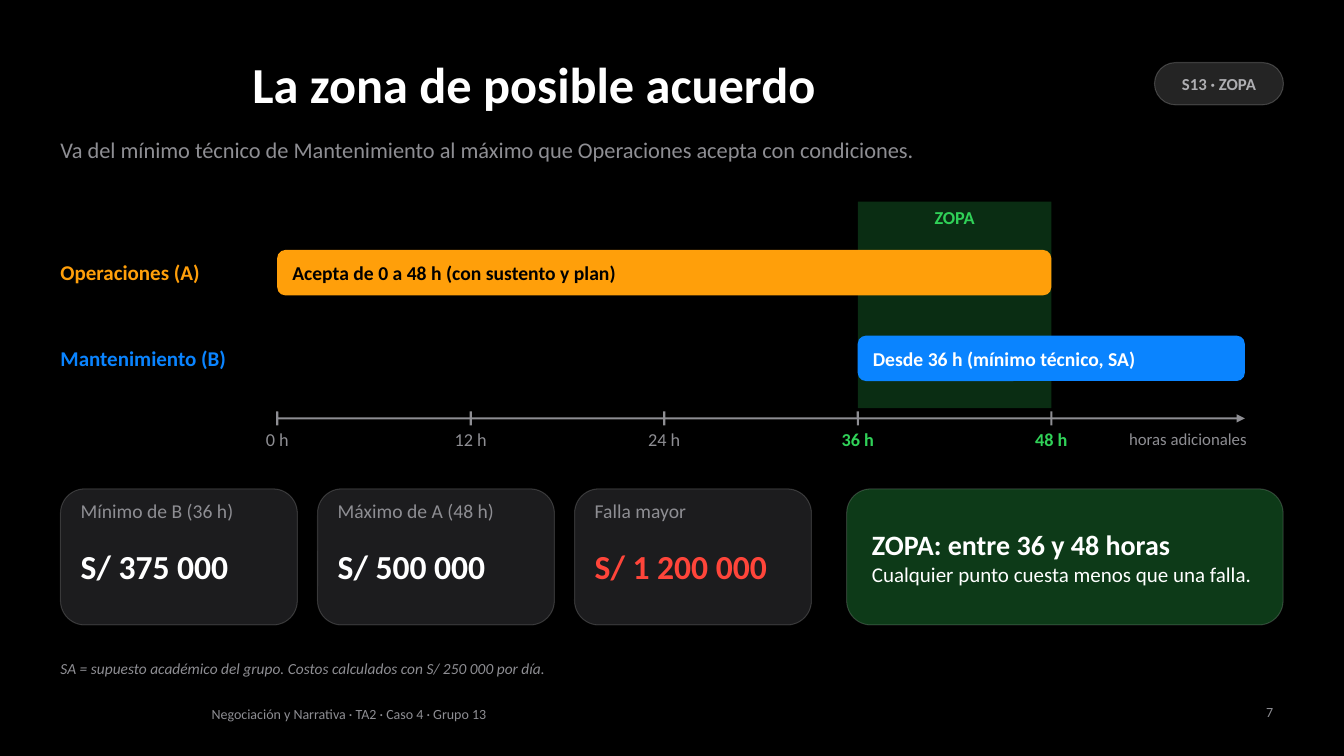
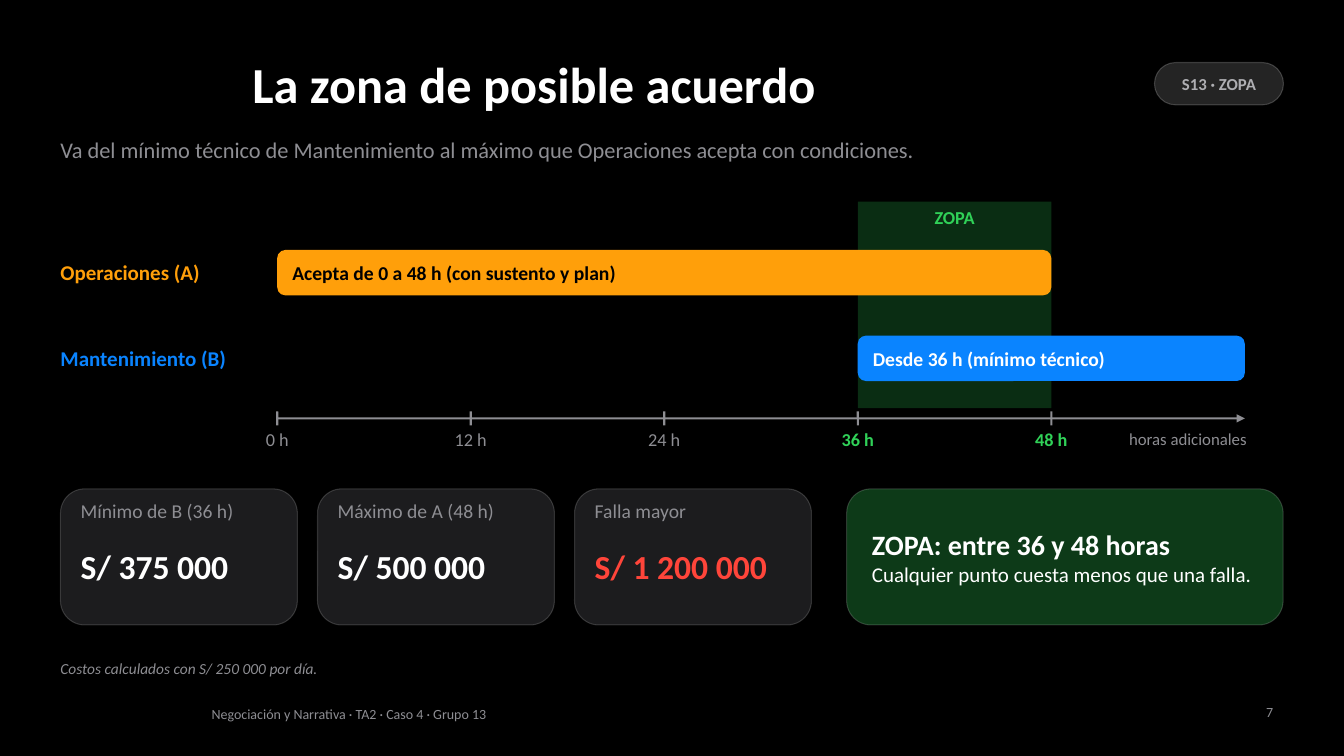
Before and after one commit to AnnthoQ/nnta2, a slide deck: slide 7 of respaldo/TA2_Caso4_respaldo.pptx. Drawn at 1344x756 pixels with LibreOffice and Linux fonts; fonts in the diff are those of the drawing; background and template pictures are left out. Boxes give left, top, right and bottom in pixels: in the first picture for what was removed or moved away, otherwise in the second. Text is boxed around its words. In the diff, an @@ line names an element or a change of style, - is before the commit and + after.

```diff
--- a/respaldo/TA2_Caso4_respaldo.pptx
+++ b/respaldo/TA2_Caso4_respaldo.pptx
@@ text at [873,351,1104,369]: text changed @@
-Desde 36 h (mínimo técnico, SA)
+Desde 36 h (mínimo técnico)
@@ text at [60,663,317,677]: text changed @@
-SA = supuesto académico del grupo. Costos calculados con S/ 250 000 por día.
+Costos calculados con S/ 250 000 por día.
```
Also in this commit, not shown: 4 other slides changed, 1 other file.
